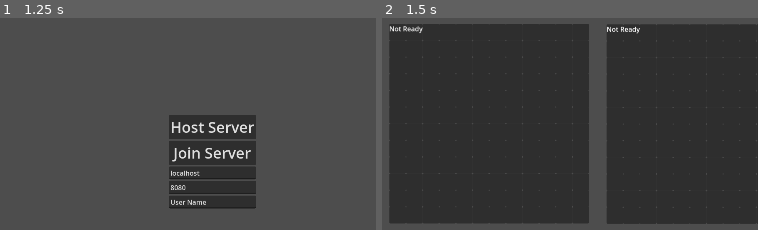
Above: before the commit, frames 1-2 (left to right).
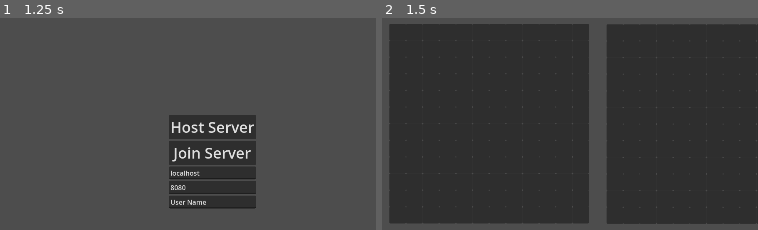
Above: after the commit, the same moments.

Repository: super-Colin/warboats
Game: Godot game, scene res://game.tscn
Two runs of this game, one before a commit and one after it. Both use one fixed random seed, a clock stepped at 60 frames per second and the inputs below. The engine's default icon, where the game draws it, is replaced by a stand-in: a white triangle on a blue panel in a dark square.
Inputs (mouse positions are % of the whole screen's width and height, from its top left):
- Up to frame 1 (1.25 s): tap Enter at 0.5 s; move the mouse to (76, 48) at 0.52 s; click (76, 48) at 0.6 s
- Up to frame 2 (1.5 s): click "Host Server" at 1.25 s
The pictures show only the part of the screen within x 25-75%, y 19-69%; the shares and areas given below are measured in that part.

Frame 1 is identical in both runs. In frame 2, 0.3% of the frame differs, in the area x 2-69%, y 3-8%.

Commit message:
moving to new board scene

Diff:
--- /dev/null
+++ b/board.tscn
@@ -0,0 +1,54 @@
+[gd_scene load_steps=4 format=3 uid="uid://ugyxohxdxp8f"]
+
+[ext_resource type="PackedScene" uid="uid://dbkjmy0ilupqk" path="res://UI/deploy_menu.tscn" id="1_of124"]
+[ext_resource type="PackedScene" uid="uid://c8o6dr3fknptg" path="res://board_grid.tscn" id="1_rgxrr"]
+[ext_resource type="PackedScene" uid="uid://d03hcdnfcf6og" path="res://UI/battle_menu.tscn" id="3_n8rou"]
+
+[node name="Board" type="Control"]
+layout_mode = 3
+anchors_preset = 15
+anchor_right = 1.0
+anchor_bottom = 1.0
+grow_horizontal = 2
+grow_vertical = 2
+
+[node name="DeployMenu" parent="." instance=ExtResource("1_of124")]
+
+[node name="HBoxContainer" type="HBoxContainer" parent="."]
+layout_mode = 1
+anchors_preset = 8
+anchor_left = 0.5
+anchor_top = 0.5
+anchor_right = 0.5
+anchor_bottom = 0.5
+offset_left = -382.0
+offset_top = -203.5
+offset_right = 382.0
+offset_bottom = 203.5
+grow_horizontal = 2
+grow_vertical = 2
+
+[node name="Friendly" type="VBoxContainer" parent="HBoxContainer"]
+layout_mode = 2
+
+[node name="Label" type="Label" parent="HBoxContainer/Friendly"]
+layout_mode = 2
+text = "Not Ready"
+horizontal_alignment = 1
+
+[node name="Grid" parent="HBoxContainer/Friendly" instance=ExtResource("1_rgxrr")]
+layout_mode = 2
+
+[node name="Enemy" type="VBoxContainer" parent="HBoxContainer"]
+layout_mode = 2
+
+[node name="Label" type="Label" parent="HBoxContainer/Enemy"]
+layout_mode = 2
+text = "Not Ready"
+horizontal_alignment = 1
+
+[node name="Grid" parent="HBoxContainer/Enemy" instance=ExtResource("1_rgxrr")]
+layout_mode = 2
+
+[node name="BattleMenu" parent="." instance=ExtResource("3_n8rou")]
+visible = false
--- a/board_grid.gd
+++ b/board_grid.gd
@@ -1,4 +1,4 @@
-extends Node2D
+extends Control
 
 @export var gridSize:Vector2 = Vector2(12, 12)
 @export var cellSize:Vector2 = Vector2(40, 40)
@@ -21,7 +21,7 @@
 
 
 func _ready() -> void:
-	for c in $Cells.get_children(): # current cells are only there to be visibile in the editor
+	for c in $'.'.get_children(): # current cells are only there to be visibile in the editor
 		c.queue_free()
 	if friendly:
 		Globals.friendlyGrid = $'.'
@@ -135,9 +135,10 @@
 			newCell.setSize(cellSize)
 			newCell.position = Vector2(cellSize.x * x, cellSize.y * y)
 			#newCell.position += halfCellSize # add offset since the position is based on the center of then cell
-			$Cells.add_child(newCell)
+			$'.'.add_child(newCell)
 
 			cellsRefs[x].append(newCell)
+	$'.'.custom_minimum_size = gridSize * cellSize
 	#print("grid - cellRefs: ", cellsRefs)
 
 
--- a/board_grid.tscn
+++ b/board_grid.tscn
@@ -3,15 +3,19 @@
 [ext_resource type="Script" path="res://board_grid.gd" id="1_tpt1s"]
 [ext_resource type="PackedScene" uid="uid://dcei64kwnh4vv" path="res://grid_cell.tscn" id="2_48pd0"]
 
-[node name="BoardGrid" type="Node2D"]
+[node name="BoardGrid" type="Control"]
+custom_minimum_size = Vector2(380, 380)
+layout_mode = 3
+anchors_preset = 0
 script = ExtResource("1_tpt1s")
 
+[node name="GridCell" parent="." instance=ExtResource("2_48pd0")]
+layout_mode = 0
+offset_right = 40.0
+offset_bottom = 40.0
+
 [node name="Cells" type="Node2D" parent="."]
 
-[node name="GridCell" parent="Cells" instance=ExtResource("2_48pd0")]
-offset_right = 40.0
-offset_bottom = 40.0
-
 [node name="GridCell2" parent="Cells" instance=ExtResource("2_48pd0")]
 offset_left = 42.0
 offset_right = 82.0
@@ -328,8 +332,3 @@
 offset_top = 276.0
 offset_right = 338.0
 offset_bottom = 316.0
-
-[node name="Label" type="Label" parent="."]
-offset_right = 48.0
-offset_bottom = 23.0
-text = "Not Ready"
--- a/game.tscn
+++ b/game.tscn
@@ -26,9 +26,15 @@
 
 [node name="freindly" parent="." instance=ExtResource("1_pion6")]
 visible = false
-position = Vector2(467, 209)
+offset_left = 467.0
+offset_top = 209.0
+offset_right = 847.0
+offset_bottom = 589.0
 
 [node name="enemy" parent="." instance=ExtResource("1_pion6")]
 visible = false
-position = Vector2(989, 210)
+offset_left = 989.0
+offset_top = 210.0
+offset_right = 1369.0
+offset_bottom = 590.0
 friendly = false
